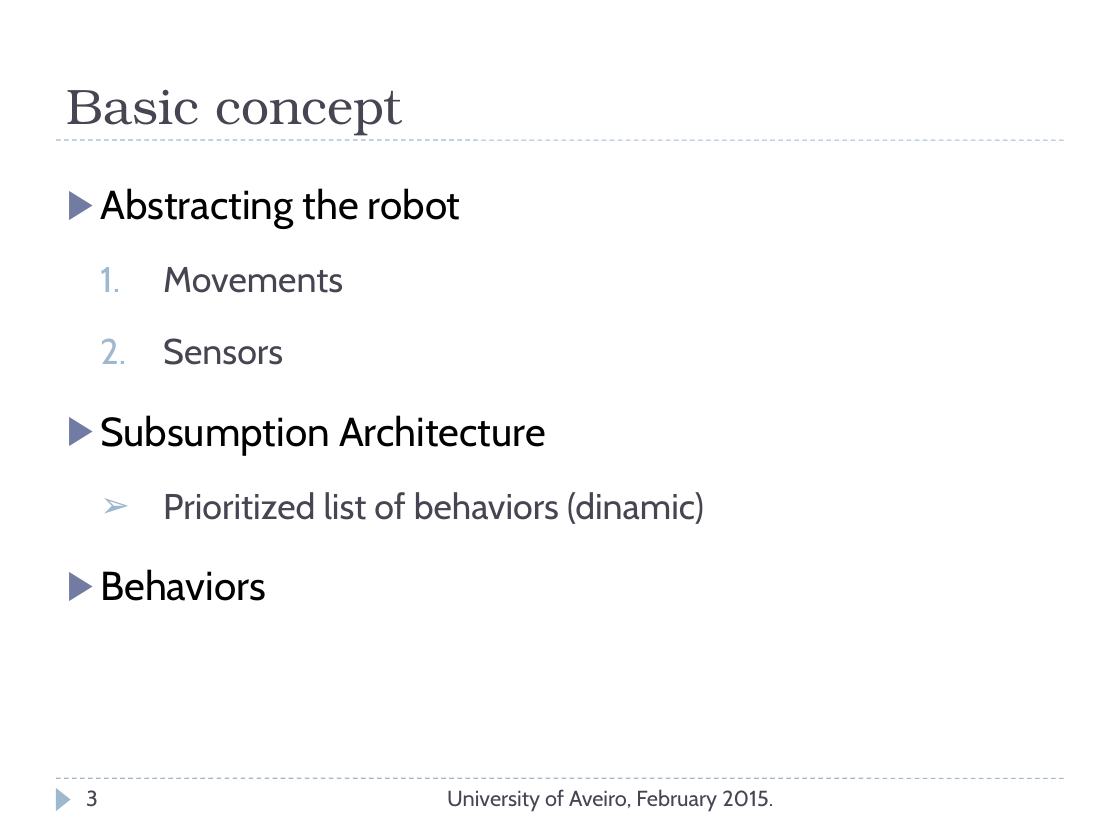
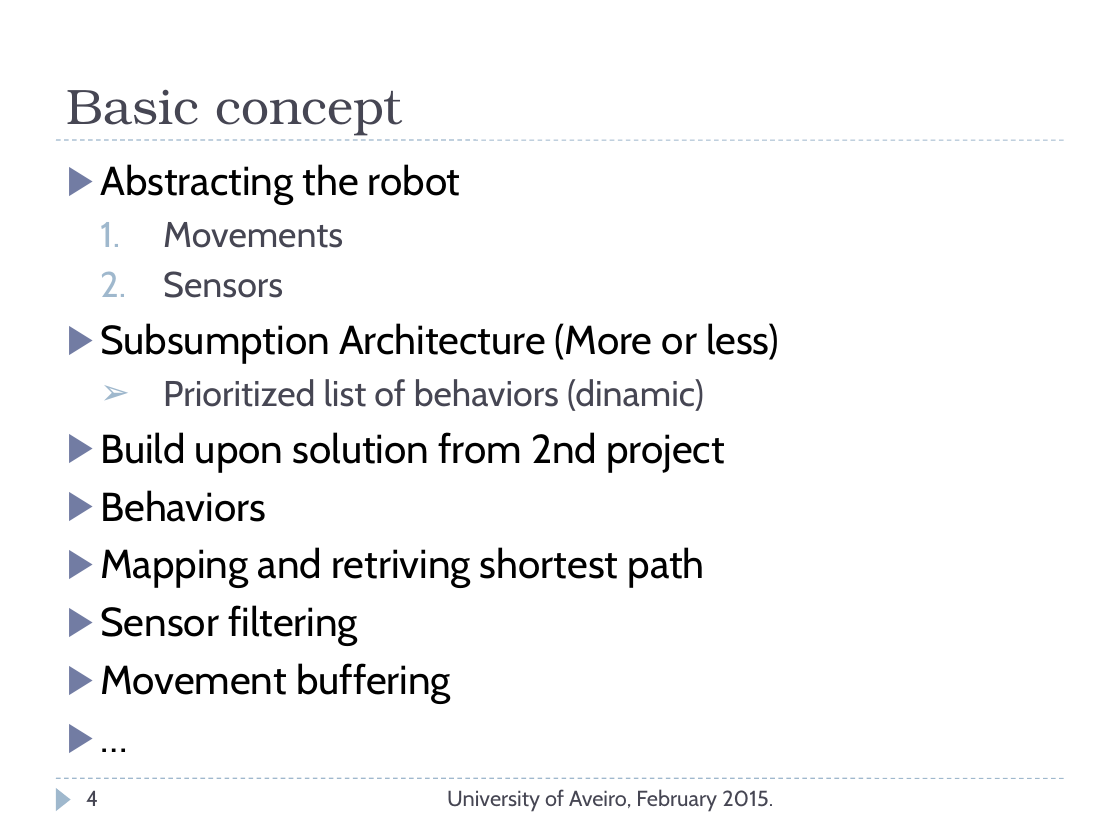
Before and after one commit to TravellerVS/RoboticAgent, a slide deck: slide 4 of Project2/Documentation/Prezentacija.ppt (slide 3 before the commit). Drawn at 1120x840 pixels with LibreOffice and Linux fonts; fonts in the diff are those of the drawing. Boxes give left, top, right and bottom in pixels: in the first picture for what was removed or moved away, otherwise in the second. Text is boxed around its words. In the diff, an @@ line names an element or a change of style, - is before the commit and + after.

```diff
--- a/Project2/Documentation/Prezentacija.ppt
+++ b/Project2/Documentation/Prezentacija.ppt
@@ text at [100, 164, 704, 522]: line spacing 1.5 to 1 @@
@@ text at [100, 323, 779, 364]: text changed @@
-▶ Subsumption Architecture
+▶ Subsumption Architecture (More or less)
@@ text at [100, 432, 725, 472]: paragraph added @@
+▶ Build upon solution from 2nd project
@@ text at [100, 547, 704, 704]: paragraphs added @@
+▶ Mapping and retriving shortest path
+▶ Sensor filtering
+▶ Movement buffering
+▶ …
@@ page number at [86, 790, 98, 806]: text changed @@
-3
+4
```
Also in this commit, not shown: 2 other slides changed, 1 slide added, 1 other file.
